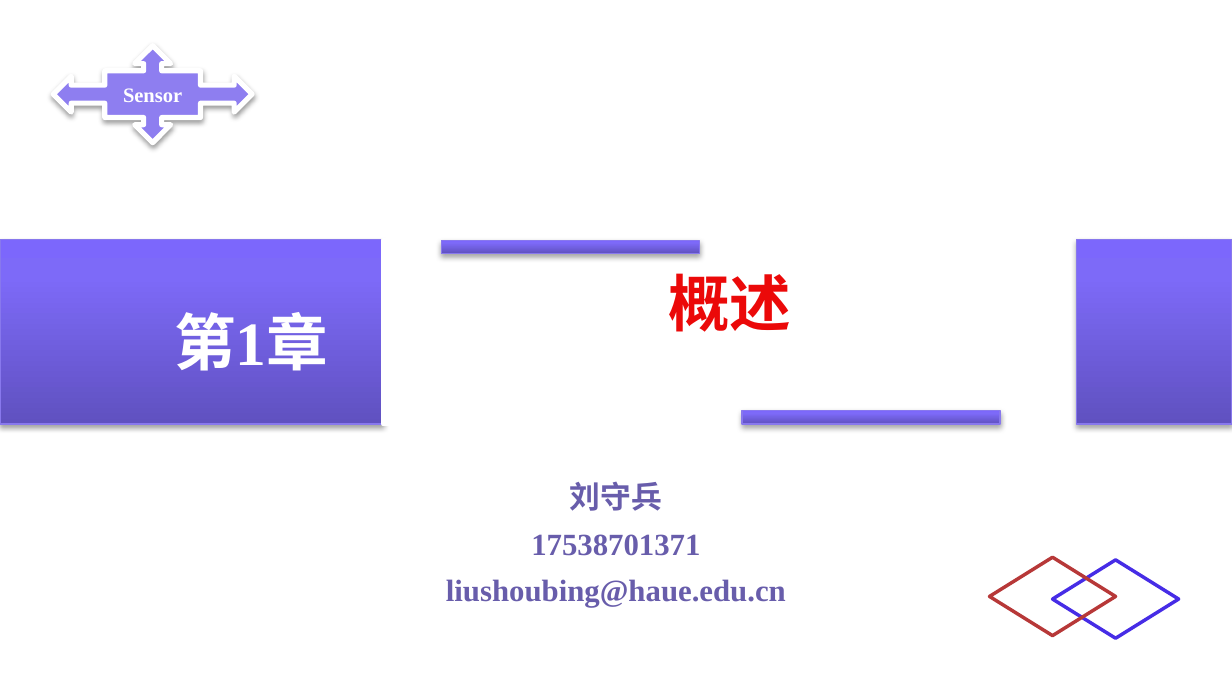
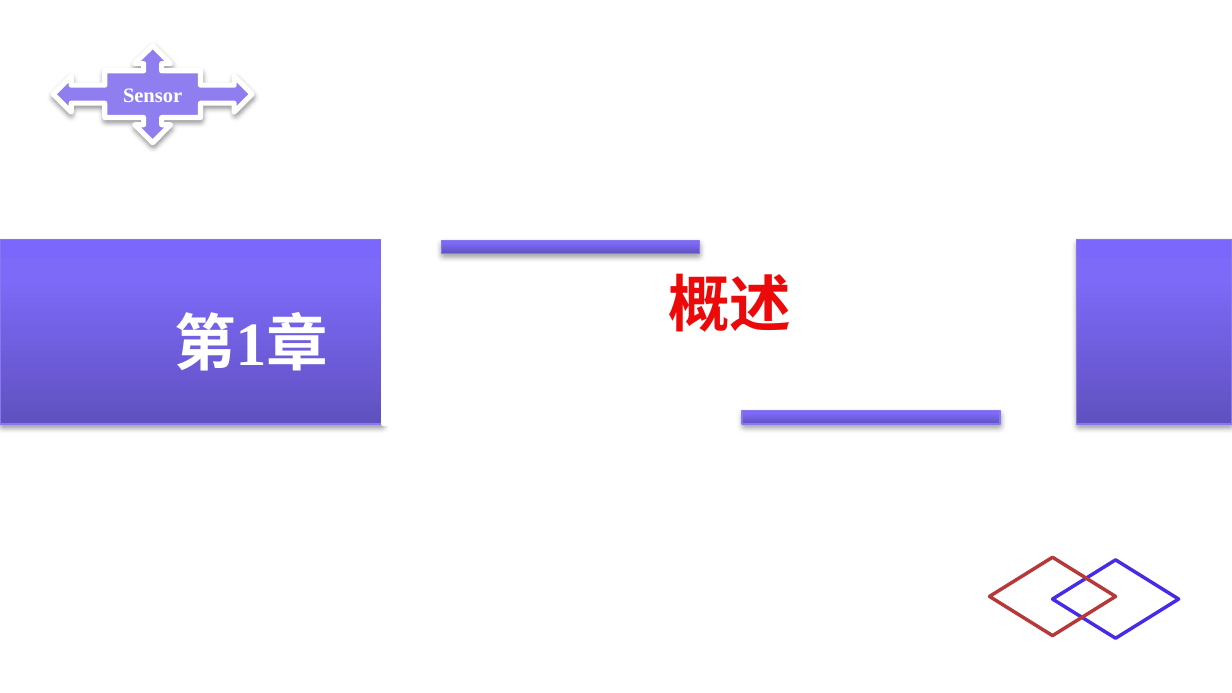
Before and after one commit to ygydq/zncgqjssg, a slide deck: slide 1 of PPT/第1章 概述.pptx. Drawn at 1232x693 pixels with LibreOffice and Linux fonts; fonts in the diff are those of the drawing. Boxes give left, top, right and bottom in pixels: in the first picture for what was removed or moved away, otherwise in the second. Text is boxed around its words. In the diff, an @@ line names an element or a change of style, - is before the commit and + after.

```diff
--- a/PPT/第1章 概述.pptx
+++ b/PPT/第1章 概述.pptx
@@ text removed at (446,482,786,607) @@
-刘守兵
-17538701371
-liushoubing@haue.edu.cn
```
Also in this commit, not shown: 2 other files.
